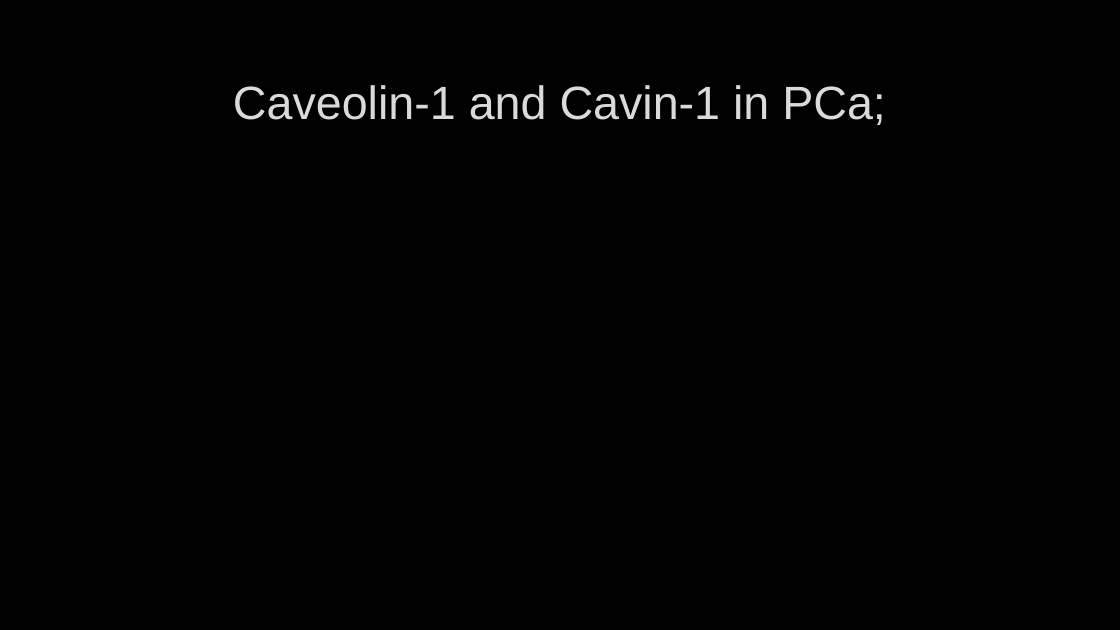
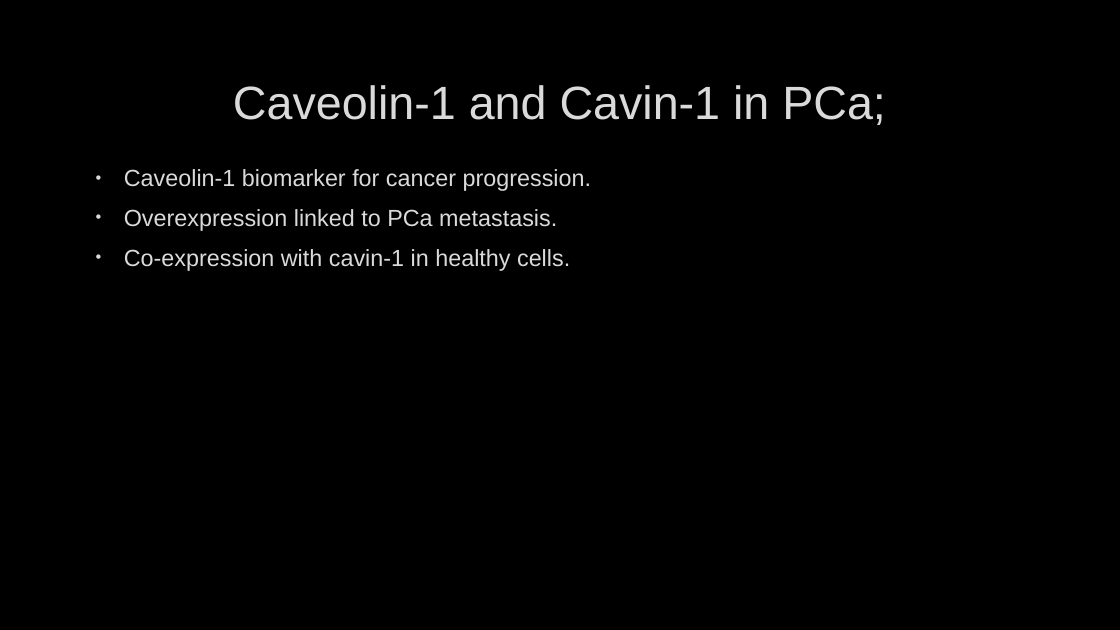
Before and after one commit to HarleyRobinson/Honours2, a slide deck: slide 3 of BackgroundInfo/CollCombBiol.pptx. Drawn at 1120x630 pixels with LibreOffice and Linux fonts; fonts in the diff are those of the drawing; background and template pictures are left out. Boxes give left, top, right and bottom in pixels: in the first picture for what was removed or moved away, otherwise in the second. Text is boxed around its words. In the diff, an @@ line names an element or a change of style, - is before the commit and + after.

```diff
--- a/BackgroundInfo/CollCombBiol.pptx
+++ b/BackgroundInfo/CollCombBiol.pptx
@@ text added at bbox=[124, 169, 592, 271], 20 pt, text #DADADA @@
+• Caveolin-1 biomarker for cancer progression.
+• Overexpression linked to PCa metastasis.
+• Co-expression with cavin-1 in healthy cells.
```
Also in this commit, not shown: 1 other slide changed, 2 slides added, 2 slides removed, 2 other files.
